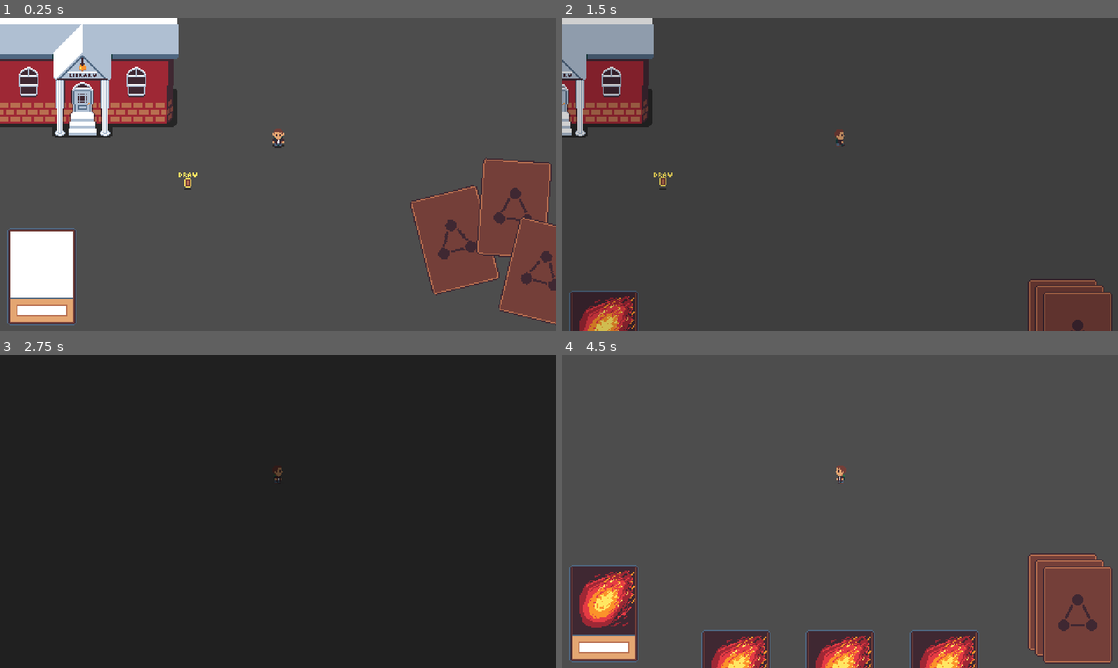
Above: before the commit, frames 1-4 (two rows, left to right).
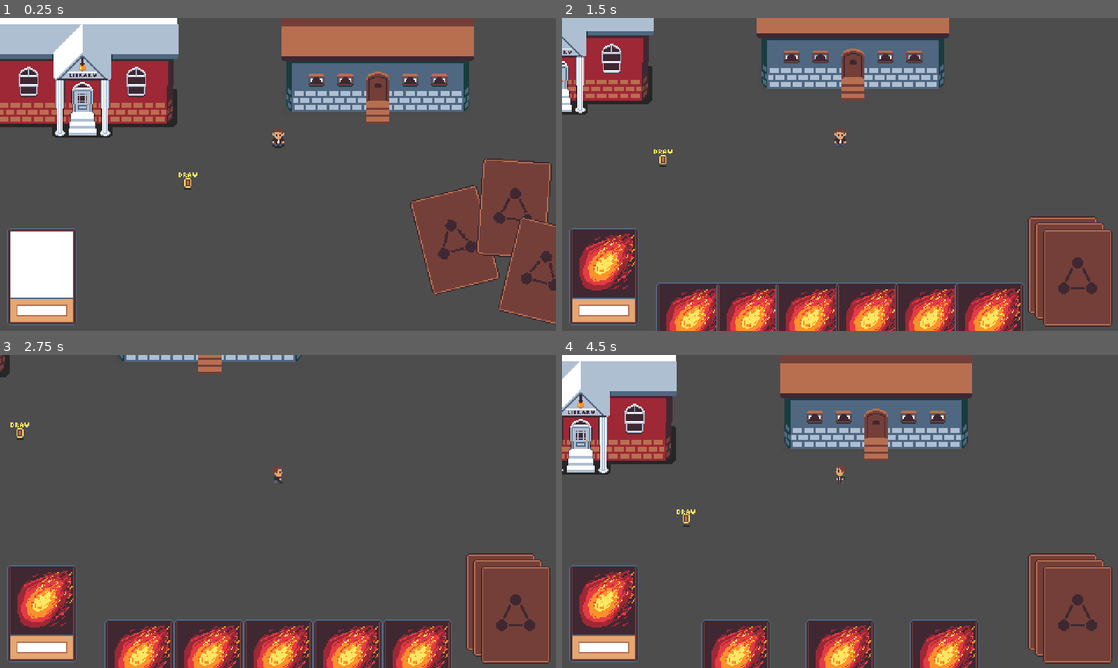
Above: after the commit, the same moments.

Repository: HaywardMorihara/action-card-game
Game: Godot game, scene res://Main.tscn
Same seed, same stepped clock (60 frames per second), same inputs: the game is played once before the commit and once after it.
Inputs (mouse positions are in pixels of both pictures, inside the frame that each line leads up to):
- Up to frame 1 (0.25 s): no input
- Up to frame 2 (1.5 s): move the mouse to (962, 158) at 0.52 s; press the mouse at (962, 158) at 0.53 s; hold D (move_right) 0.53-1.28 s; tap Space (ui_select) at 0.77 s; move the mouse to (606, 277) at 1.27 s; release the mouse at (606, 277) at 1.28 s; hold S (move_down) from 1.28 s (still down); click (606, 277) at 1.35 s
- Up to frame 3 (2.75 s): tap Space (ui_select) at 1.52 s; move the mouse to (333, 442) at 2.02 s; release S (move_down) at 2.03 s; press the mouse at (333, 442) at 2.03 s; hold D (move_right) from 2.03 s (still down)
- Up to frame 4 (4.5 s): move the mouse to (812, 574) at 2.77 s; release D (move_right) at 2.78 s; release the mouse at (812, 574) at 2.78 s; hold W (move_up) 2.78-3.53 s; click (812, 574) at 2.85 s; tap Space (ui_select) at 3.02, 3.77 s; move the mouse to (1006, 558) at 3.52 s; press the mouse at (1006, 558) at 3.53 s; hold A (move_left) from 3.53 s (still down); move the mouse to (606, 614) at 4.27 s; release the mouse at (606, 614) at 4.28 s; click (606, 614) at 4.35 s

The runs differ from the first frame. In frame 1, 10% of the frame differs, in the area x 50-86%, y 0-34%; in frame 2, 26%; in frame 3, 100%, in the area x 0-100%, y 0-100%; in frame 4, 21%.

Commit message:
Fixes to game for art file cleanup

Diff:
--- a/world/buildings/house_1/House1.tscn
+++ b/world/buildings/house_1/House1.tscn
@@ -1,23 +1,18 @@
-[gd_scene load_steps=4 format=3 uid="uid://pkgy5wv8bhms"]
+[gd_scene load_steps=3 format=3 uid="uid://pkgy5wv8bhms"]
 
 [ext_resource type="PackedScene" uid="uid://b6ronjy3jk03g" path="res://world/buildings/Building.tscn" id="1_y8dlt"]
-[ext_resource type="Texture2D" uid="uid://nofgbtxclpsm" path="res://world/buildings/house_1/house1.png" id="2_on46j"]
-
-[sub_resource type="RectangleShape2D" id="RectangleShape2D_lh33x"]
-size = Vector2(50, 50)
+[ext_resource type="Texture2D" uid="uid://dbovqe8ww7s73" path="res://world/buildings/generic_house_blue.png" id="2_83cum"]
 
 [node name="House1" instance=ExtResource("1_y8dlt")]
 
 [node name="Sprite2D" parent="." index="0"]
-texture = ExtResource("2_on46j")
-hframes = 7
+texture = ExtResource("2_83cum")
 
 [node name="AreaTransition" parent="." index="1"]
-position = Vector2(0, 40)
+position = Vector2(0, 16)
 id = "ATHouse1"
 transitions_to = "res://world/buildings/house_1/House1Area.tscn"
 linked_transition_area = "ATHouse1Exit"
 
-[node name="CollisionShape2D" type="CollisionShape2D" parent="." index="2"]
-position = Vector2(0, 10)
-shape = SubResource("RectangleShape2D_lh33x")
+[node name="CollisionPolygon2D" type="CollisionPolygon2D" parent="." index="2"]
+polygon = PackedVector2Array(-79, -34, 78, -34, 79, 34, 11, 34, 11, 4, -11, 4, -11, 34, -79, 34)
Not shown, added: world/areas/tiles/interior-floor.png.import
Not shown, changed: world/areas/tiles/interior-walls.png.import
Not shown, added: world/areas/tiles/outdoor-grass-and-pathway.png.import
Binary file removed: world/buildings/library/library-new.png
Binary file changed: world/buildings/library/library.png
Not shown, changed: world/buildings/library/library.png.import
Not shown, added: world/monsters/blob-1.png.import
Not shown, added: world/monsters/bosses/boss-blob.png.import
Not shown, changed: world/npcs/npc-1.png.import
Not shown, changed: world/npcs/npc-2.png.import
